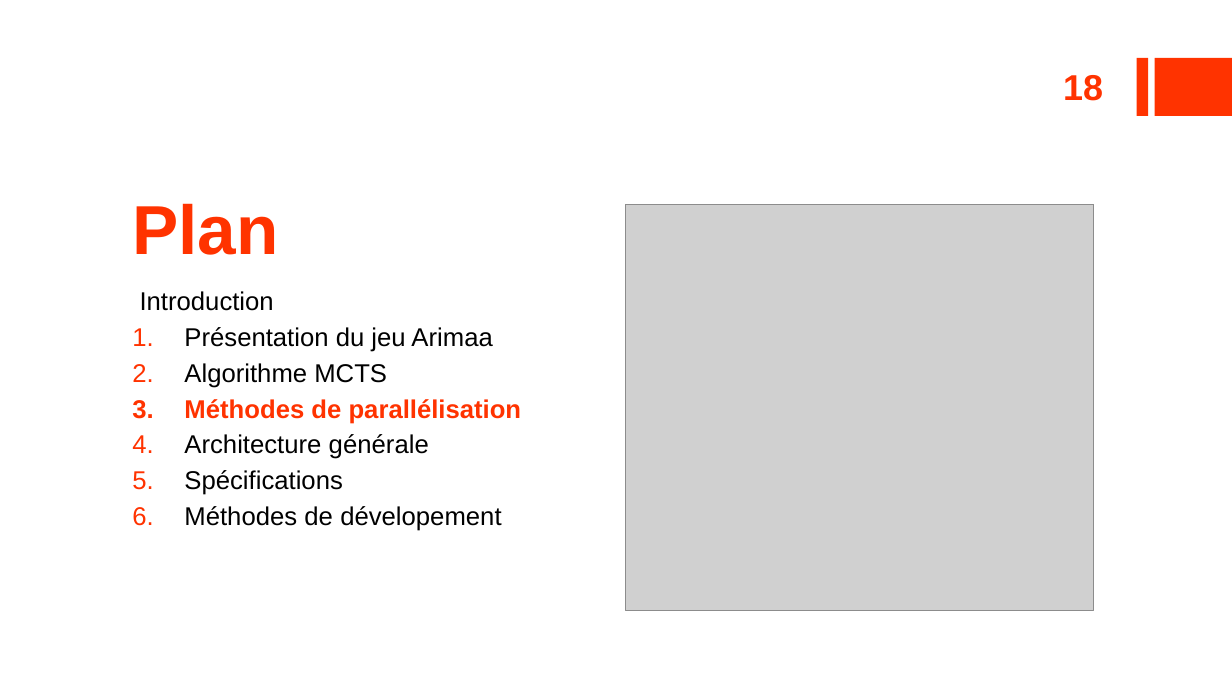
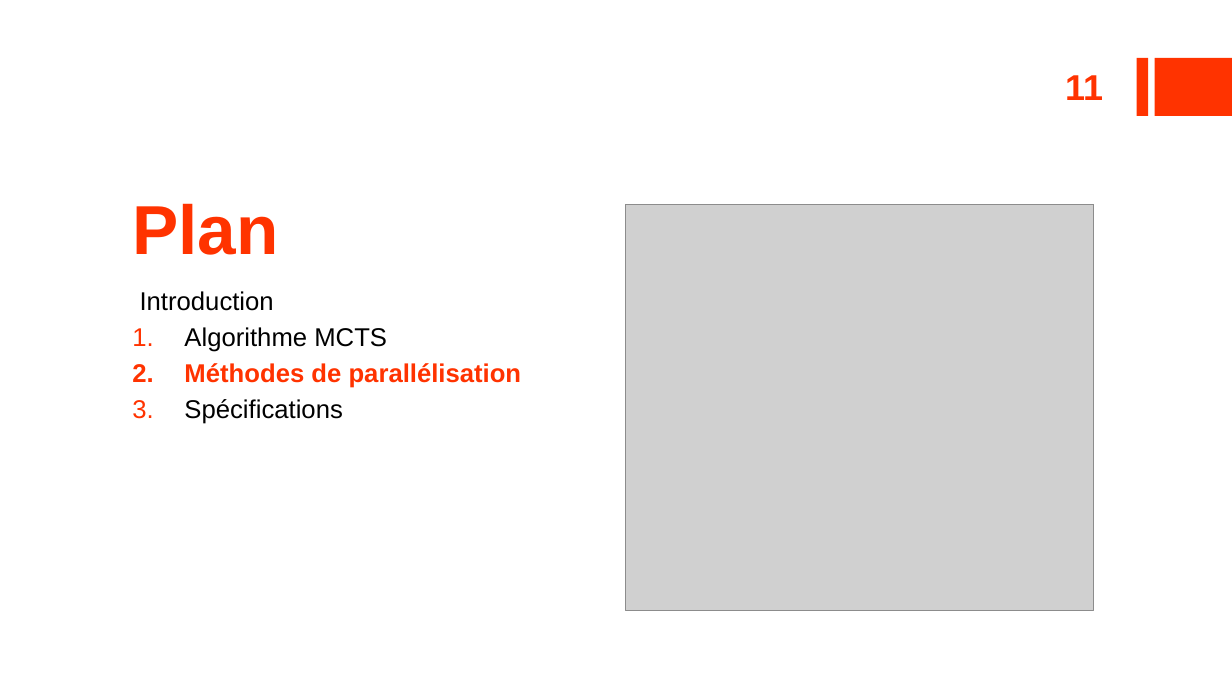
Before and after one commit to ildyria/Arimaa, a slide deck: slide 11 of Docs/Reports/OpenGates Presentation.pptx (slide 18 before the commit). Drawn at 1232x693 pixels with LibreOffice and Linux fonts; fonts in the diff are those of the drawing; grey boxes stand for pictures. Boxes give left, top, right and bottom in pixels: in the first picture for what was removed or moved away, otherwise in the second. Text is boxed around its words. In the diff, an @@ line names an element or a change of style, - is before the commit and + after.

```diff
--- a/Docs/Reports/OpenGates Presentation.pptx
+++ b/Docs/Reports/OpenGates Presentation.pptx
@@ page number at bbox=[1065, 75, 1103, 100]: text changed @@
-18
+11
@@ text at bbox=[184, 327, 492, 352]: paragraph removed @@
-1. Présentation du jeu Arimaa
@@ text at bbox=[184, 434, 429, 459]: paragraph removed @@
-4. Architecture générale
@@ text at bbox=[184, 506, 501, 531]: paragraph removed @@
-6. Méthodes de dévelopement
```
Also in this commit, not shown: 8 other slides changed, 2 slides added, 14 slides removed, 4 other files.
